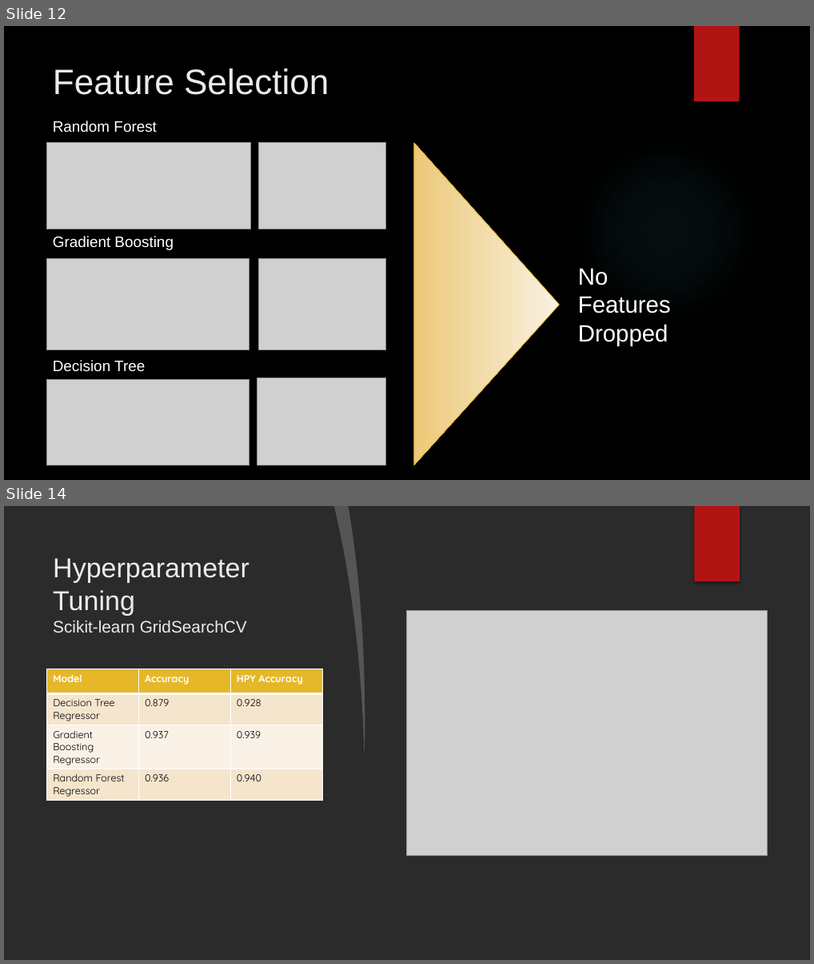
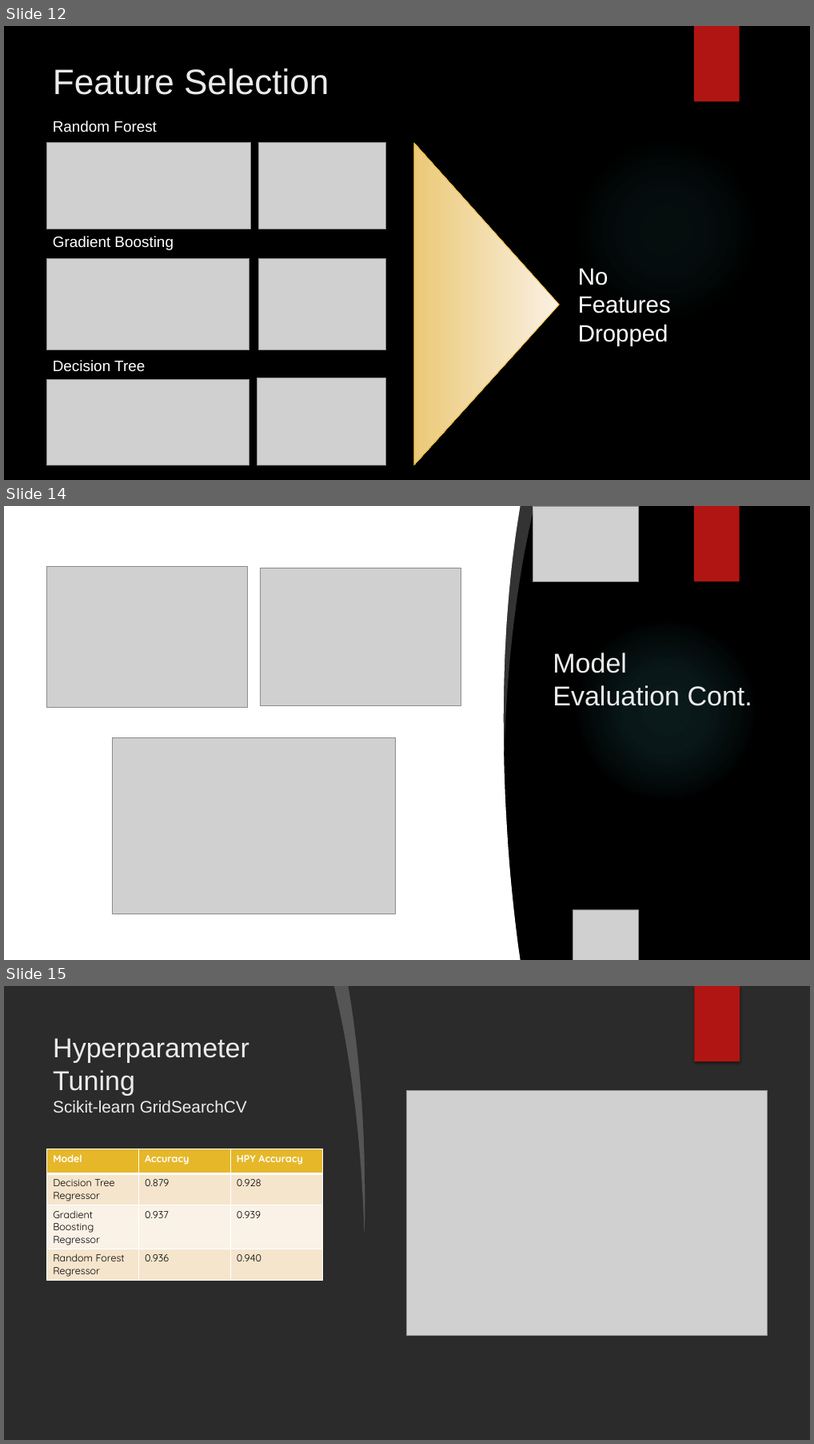
Before and after one commit to georgetown-analytics/Booksville, a slide deck: presentation/Booksville Presentation.pptx. Shown one above the other, each under a label of ours: slides 12 and 14 before the commit, slides 12, 14 and 15 after it; the slides between them are not shown. The pictures are 814x964 and 814x1444 pixels, drawn with LibreOffice and Linux fonts; fonts in the diff are those of the drawing; grey boxes stand for pictures; background and template pictures are left out; a plain dark background stands for a picture behind light text. Boxes give left, top, right and bottom in pixels: in the first picture for what was removed or moved away, otherwise in the second. Text is boxed around its words. In the diff, an @@ line names an element or a change of style, - is before the commit and + after.

```diff
--- a/presentation/Booksville Presentation.pptx
+++ b/presentation/Booksville Presentation.pptx
@@ slide 14 added at bbox=[4, 506, 810, 960], background picture (left out); not listed: 1 template element that a slide beside it also shows @@
@@ freeform shape added at bbox=[4, 506, 521, 960], fill #FFFFFF @@
@@ freeform shape added at bbox=[498, 506, 534, 752], fill #FFFFFF at 20% opacity @@
@@ picture added at bbox=[534, 506, 639, 582] @@
@@ rectangle added at bbox=[694, 506, 740, 582], fill #B01513 @@
@@ picture added at bbox=[46, 567, 247, 708] @@
@@ picture added at bbox=[261, 568, 462, 706] @@
@@ ellipse added at bbox=[574, 616, 759, 803], fill gradient #50B9C1 @@
@@ title added at bbox=[553, 652, 753, 706], 32.4 pt, text #EBEBEB @@
+Model Evaluation Cont.
@@ picture added at bbox=[4, 683, 270, 960] @@
@@ picture added at bbox=[4, 697, 105, 854] @@
@@ picture added at bbox=[113, 738, 395, 914] @@
@@ picture added at bbox=[574, 909, 639, 960] @@
@@ what was slide 14 is now slide 15 @@
```
Also in this commit, not shown: 5 slides changed, 4 other slides added, 4 slides removed.
